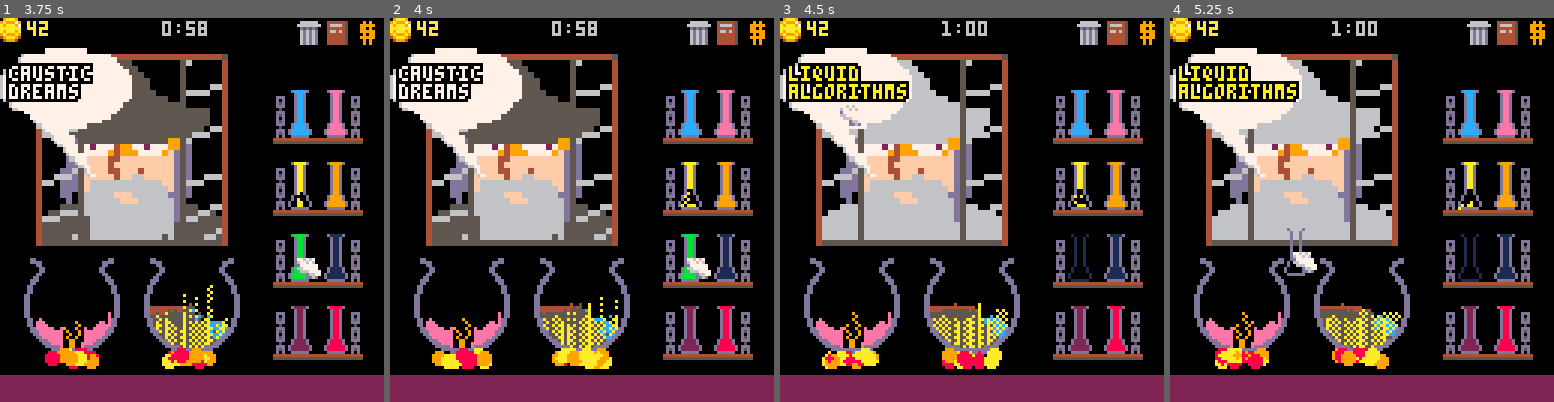
Above: before the commit, frames 1-4 (left to right).
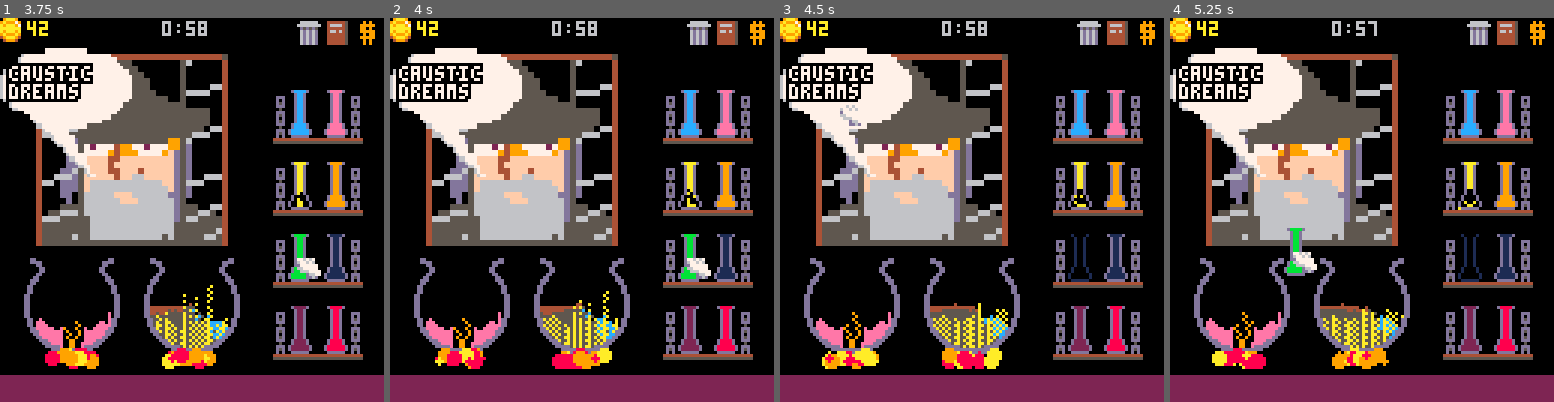
Above: after the commit, the same moments.

Repository: andbalch/cs4730_team_game
Game: PICO-8 cartridge potion.p8
Two runs of this game, one before a commit and one after it. Both use one fixed random seed, a clock stepped at 60 frames per second and the inputs below.
Inputs (mouse positions are in pixels of both pictures, inside the frame that each line leads up to):
- Up to frame 1 (3.75 s): tap X (X key) at 0.33, 1.07, 1.85, 2.97 s; click (280, 121) at 0.67 s; click (46, 267) at 1.22 s; click (107, 114) at 1.77 s; click (172, 259) at 2.32 s; click (234, 106) at 2.87 s; click (295, 256) at 3.42 s
- Up to frame 2 (4 s): click (451, 102) at 3.97 s
- Up to frame 3 (4.5 s): tap X (X key) at 4.08 s
- Up to frame 4 (5.25 s): click (1292, 248) at 4.52 s; click (1354, 94) at 5.07 s; tap X (X key) at 5.2 s

Frame 1 is identical in both runs. In frame 2, 2.2% of the frame differs, in the area x 10-80%, y 44-92%; in frame 3, 6.4%; in frame 4, 8.3%, in the area x 2-80%, y 0-92%.

Commit message:
Overflow and explosion effects

Diff:
--- a/simulation.lua
+++ b/simulation.lua
@@ -59,9 +59,17 @@
 					-- Check if c1 and c2 make a recipe or reaction
 					else
 						prod=check_recipe(c1, c2)
-						if prod~=nil then
+						if prod~=nil and prod <= 15 then
 							s:s(x1,y1,prod)
 							s:s(x2,y2,prod)
+							return true
+						elseif prod == 16 then
+							-- Overflow!
+							overwrite(s, 12)
+							return true
+						elseif prod == 17 then
+							-- Explosion!
+							overwrite(s, 0)
 							return true
 						end
 					end
@@ -217,10 +225,12 @@
 	-- Overflow: water (12) + fairy dust (14)
 	elseif cmp_cells(c1, c2, 12, 14) then
 		-- cauldron is completely filled with fairy dust (or water? whichever)
+		return 16
 
 		-- Explosion: dragon's blood (8) + spesi cola (2)
 	elseif cmp_cells(c1, c2, 8, 2) then
 		-- screen flashes and everything in the cauldron is gone?
+		return 17
 
 		-- Double time: holy tears (1) + spesi cola (2)
 	elseif cmp_cells(c1, c2, 2, 1) then
@@ -240,3 +250,15 @@
 function cmp_cells(c1, c2, v1, v2)
 	return (c1 == v1 and c2 == v2) or (c1 == v2 and c2 == v1)
 end
+
+-- overwrites every cell in the current simulation to color c, useful for overflow and explosion effects
+function overwrite(s, c)
+	for x=0,s.w-1 do
+		for y=s.h,0,-1 do
+			local cur_c=s:g(x,y)
+			if cur_c ~= 13 then
+				s:s(x,y,c)
+			end
+		end
+	end
+end
